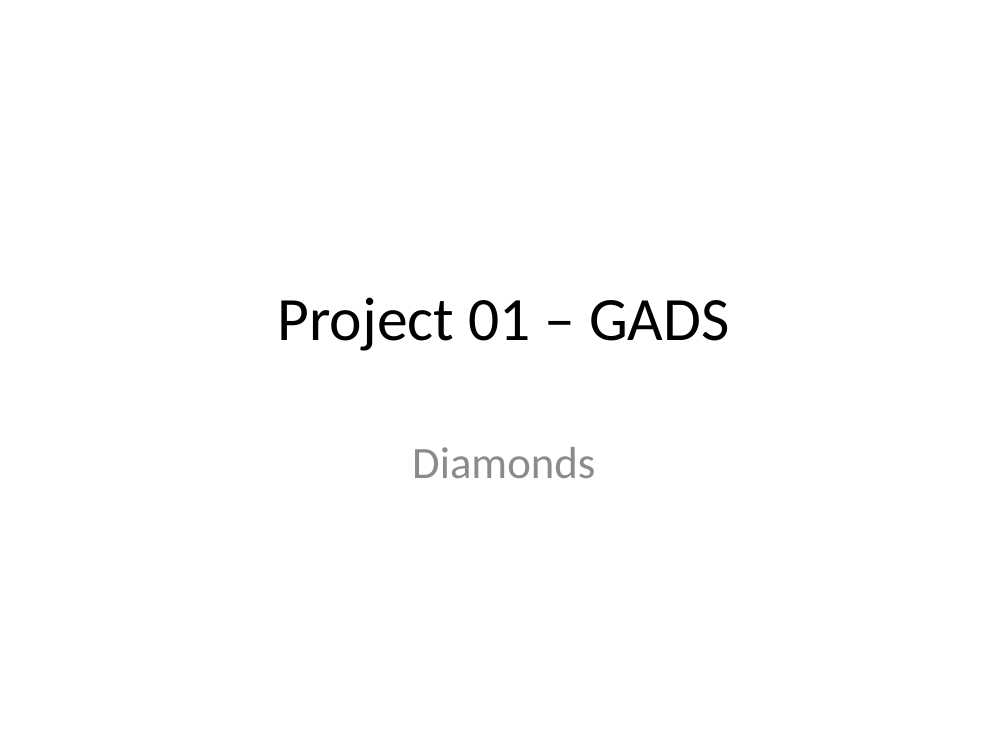
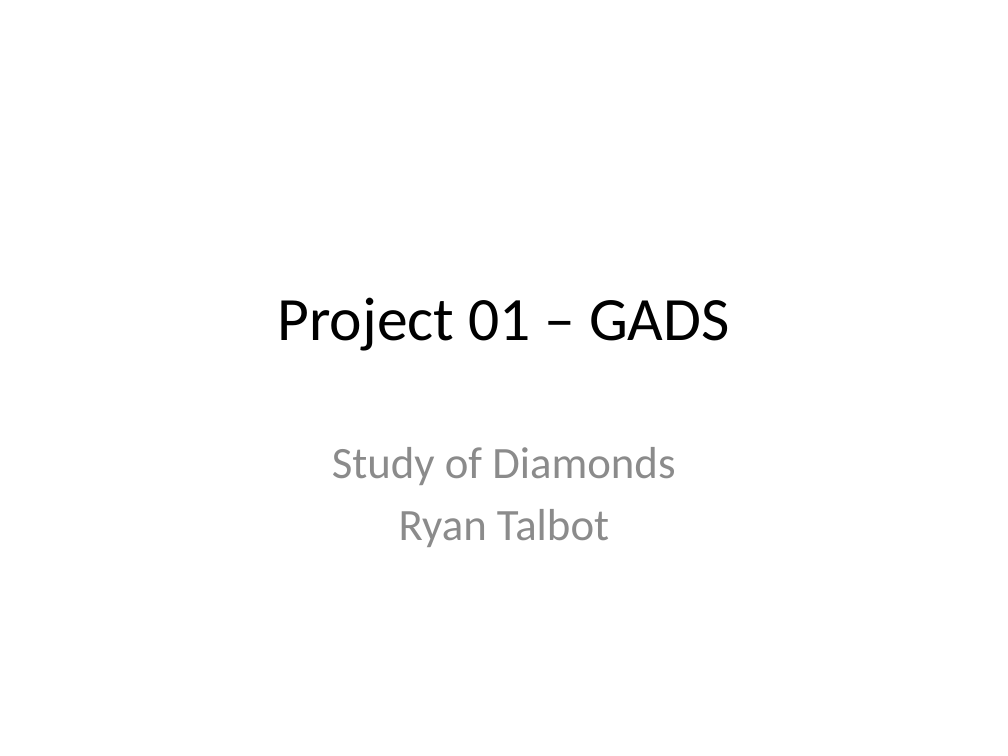
Before and after one commit to datadave/GADS9-NYC-Spring2014-Students, a slide deck: slide 1 of lab_submissions/project01/rtalbot/Project01-Presentation.pptx. Drawn at 1008x756 pixels with LibreOffice and Linux fonts; fonts in the diff are those of the drawing. Boxes give left, top, right and bottom in pixels: in the first picture for what was removed or moved away, otherwise in the second. Text is boxed around its words. In the diff, an @@ line names an element or a change of style, - is before the commit and + after.

```diff
--- a/lab_submissions/project01/rtalbot/Project01-Presentation.pptx
+++ b/lab_submissions/project01/rtalbot/Project01-Presentation.pptx
@@ subtitle at (x1=332, y1=447, x2=675, y2=547): text changed @@
-Diamonds
+Study of Diamonds
+Ryan Talbot
```
Also in this commit, not shown: 1 other slide changed, 4 slides added, 2 slides removed, 1 other file.
